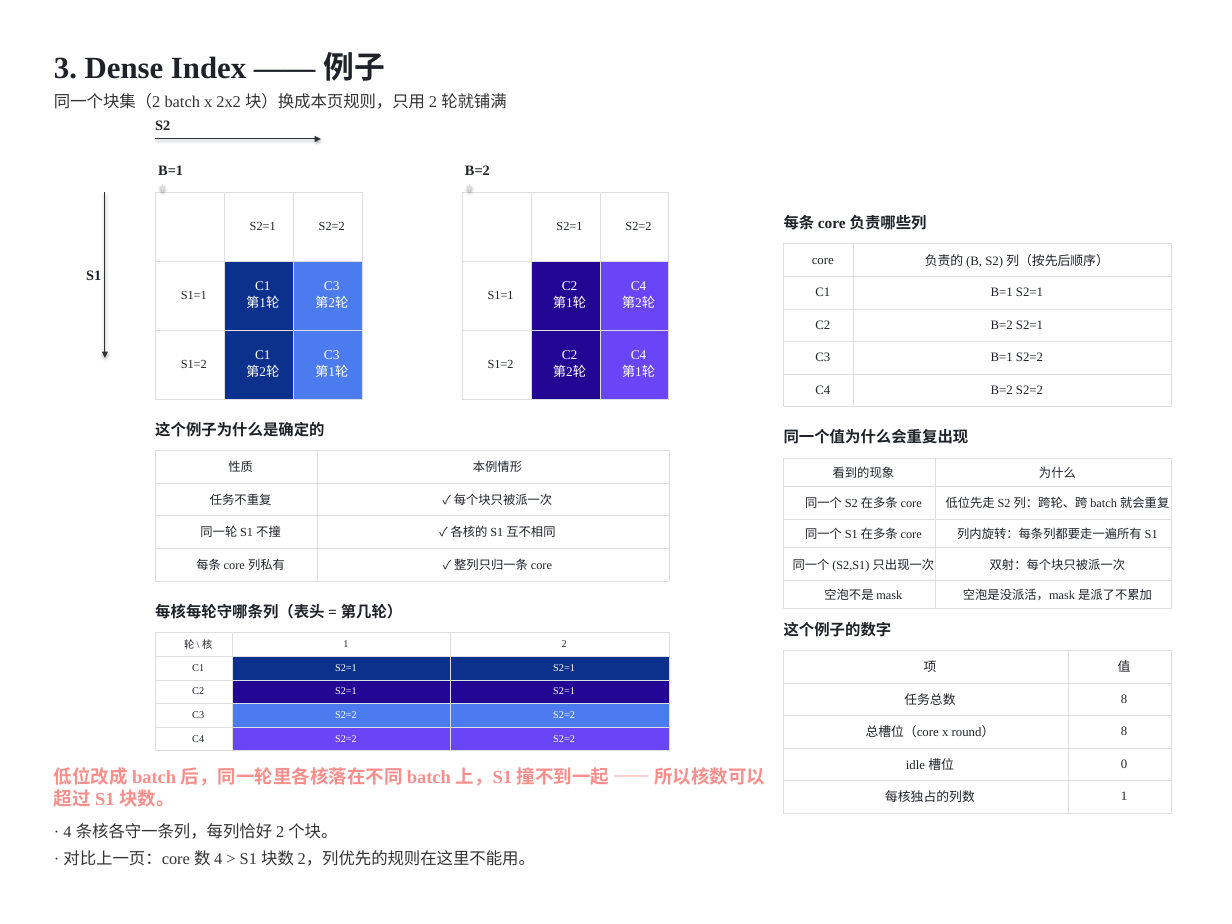
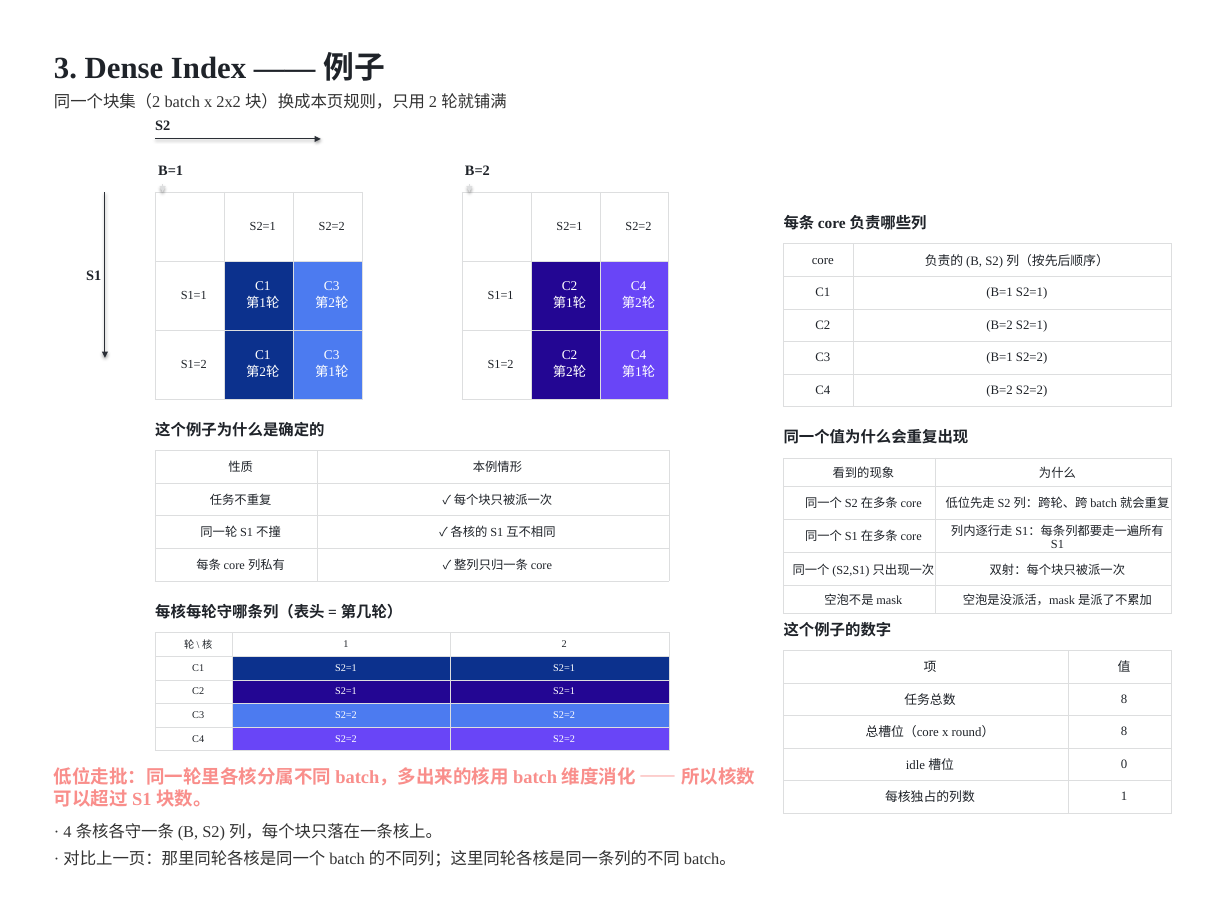
Before and after one commit to guomc9/SeeTen, a slide deck: slide 6 of cases/flash-attention-det-accum/out/v4-index-schedules.pptx. Drawn at 1232x924 pixels with LibreOffice and Linux fonts; fonts in the diff are those of the drawing. Boxes give left, top, right and bottom in pixels: in the first picture for what was removed or moved away, otherwise in the second. Text is boxed around its words. In the diff, an @@ line names an element or a change of style, - is before the commit and + after.

Commit message:
Explain the fold's virtual columns and how the two dense rules differ
- new page 4a: what a virtual row/column is - two real triangles fold into
  one rectangle, a table listing which real cells each virtual column is
  made of (with the batch count and buffer count), and a plain-vs-virtual
  comparison; the fold grid now shows the full real coordinate of each cell
  so the row/column flip is visible
- Dense Swizzle vs Dense Index: a selection table on both dense pages
  contrasting which axis the low task-id digit walks, where the cores land
  in one round, and when each rule is the right pick
- axis_grid: axis headers accept a `{v}` template (`虚拟列{v}`) and a
  head_size, so non-S1/S2 coordinate systems are labelled correctly
- cells holding several coordinates are bracketed ((B=1 S2=2) (B=2 S2=1))
- wording: drop "色相" and "旋转" in favour of plain descriptions
  (颜色 = batch / 颜色深浅 = 第几条 KV 列; 列内逐行走 S1; 先分批再分列)

```diff
--- a/cases/flash-attention-det-accum/out/v4-index-schedules.pptx
+++ b/cases/flash-attention-det-accum/out/v4-index-schedules.pptx
@@ table at <box>783,244,1171,406</box> @@
-row 2, column 2: B=1 S2=1
+row 2, column 2: (B=1 S2=1)
-row 3, column 2: B=2 S2=1
+row 3, column 2: (B=2 S2=1)
-row 4, column 2: B=1 S2=2
+row 4, column 2: (B=1 S2=2)
-row 5, column 2: B=2 S2=2
+row 5, column 2: (B=2 S2=2)
@@ table at <box>783,458,1171,609</box> @@
-row 3, column 2: 列内旋转：每条列都要走一遍所有 S1
+row 3, column 2: 列内逐行走 S1：每条列都要走一遍所有 S1
@@ text at <box>54,767,755,807</box>: text changed @@
-低位改成 batch 后，同一轮里各核落在不同 batch 上，S1 撞不到一起 —— 所以核数可以超过 S1 块数。
+低位走批：同一轮里各核分属不同 batch，多出来的核用 batch 维度消化 —— 所以核数可以超过 S1 块数。
@@ text at <box>63,823,442,840</box>: text changed @@
-· 4 条核各守一条列，每列恰好 2 个块。
+· 4 条核各守一条 (B, S2) 列，每个块只落在一条核上。
@@ text at <box>63,850,736,867</box>: text changed @@
-· 对比上一页：core 数 4 > S1 块数 2，列优先的规则在这里不能用。
+· 对比上一页：那里同轮各核是同一个 batch 的不同列；这里同轮各核是同一条列的不同 batch。
```
Also in this commit, not shown: 15 other slides changed, 1 slide added, 8 other files.
